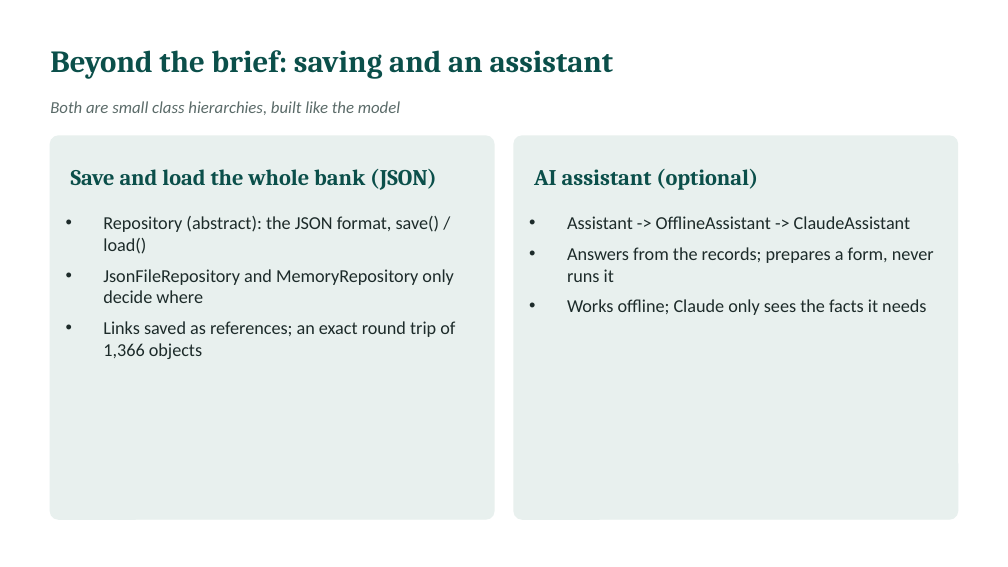
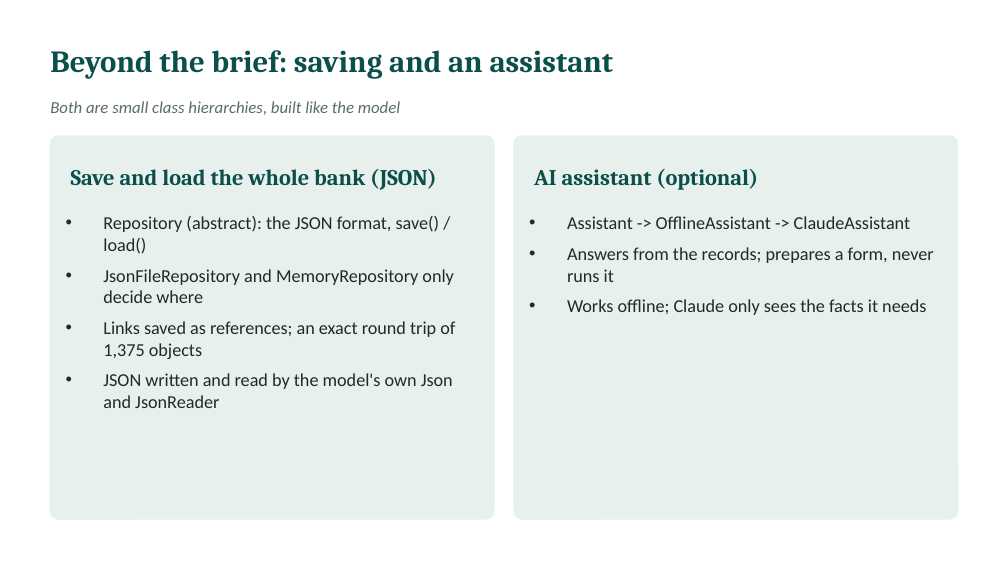
Before and after one commit to l255668-hash/commercial-banking, a slide deck: slide 18 of docs/Viva_Presentation.pptx. Drawn at 1008x567 pixels with LibreOffice and Linux fonts; fonts in the diff are those of the drawing. Boxes give left, top, right and bottom in pixels: in the first picture for what was removed or moved away, otherwise in the second. Text is boxed around its words. In the diff, an @@ line names an element or a change of style, - is before the commit and + after.

```diff
--- a/docs/Viva_Presentation.pptx
+++ b/docs/Viva_Presentation.pptx
@@ text at (103,321,455,408): text changed @@
-• Links saved as references; an exact round trip of 1,366 objects
+• Links saved as references; an exact round trip of 1,375 objects
+• JSON written and read by the model's own Json and JsonReader
```
Also in this commit, not shown: 5 other slides changed, 1 slide added, 18 other files.
